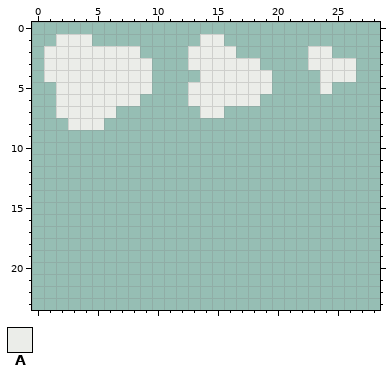
Pixel-art file: sprites/particles.aseprite. Above, as it was before the edit.
32x32 pixels, 1 frame. Shown: x 0..28, y 0..23.
Palette (. is transparent): A #ebede9
Pixels before, first column x 1:
1 .AAA.........AA...........
2 AAAAAAAA....AAAA......AA..
3 AAAAAAAAA...AAAAAA....AAAA
4 AAAAAAAAA....AAAAAA....AAA
5 .AAAAAAAA...AAAAAAA....A..
6 .AAAAAAA....AAAAAA........
7 .AAAAA.......AA...........
8 ..AAA.....................
Now the later version:
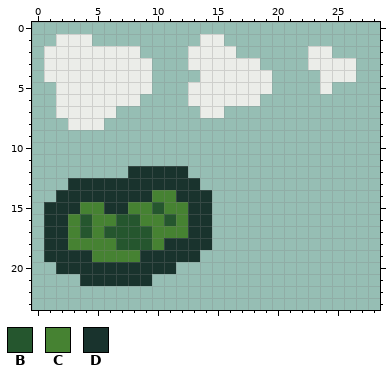
Colours new in this view: B #25562e  C #468232  D #19332d
The commit says: Money Particle and Tweak awe sprite
Changes in this commit:
y 12: x 8..12 ..... -> DDDDD
y 13: x 3..13 ........... -> DDDDDDDDDDD
y 14: x 2..14 ............. -> DDDDDDDDCCDDD
y 15: x 1..14 .............. -> DDDCCDDCCBCCDD
y 16: x 1..14 .............. -> DDCBCCBBCCBCDD
y 17: x 1..14 .............. -> DDCBCBBBBCCCDD
y 18: x 1..14 .............. -> DDCCCCBBBCDDDD
y 19: x 1..13 ............. -> DDDDCCCCDDDDD
y 20: x 2..11 .......... -> DDDDDDDDDD
y 21: x 4..9 ...... -> DDDDDD
Where, in picture pixels (left, top, right, bottom), the same in both pictures:
added: (44, 166, 212, 286)
